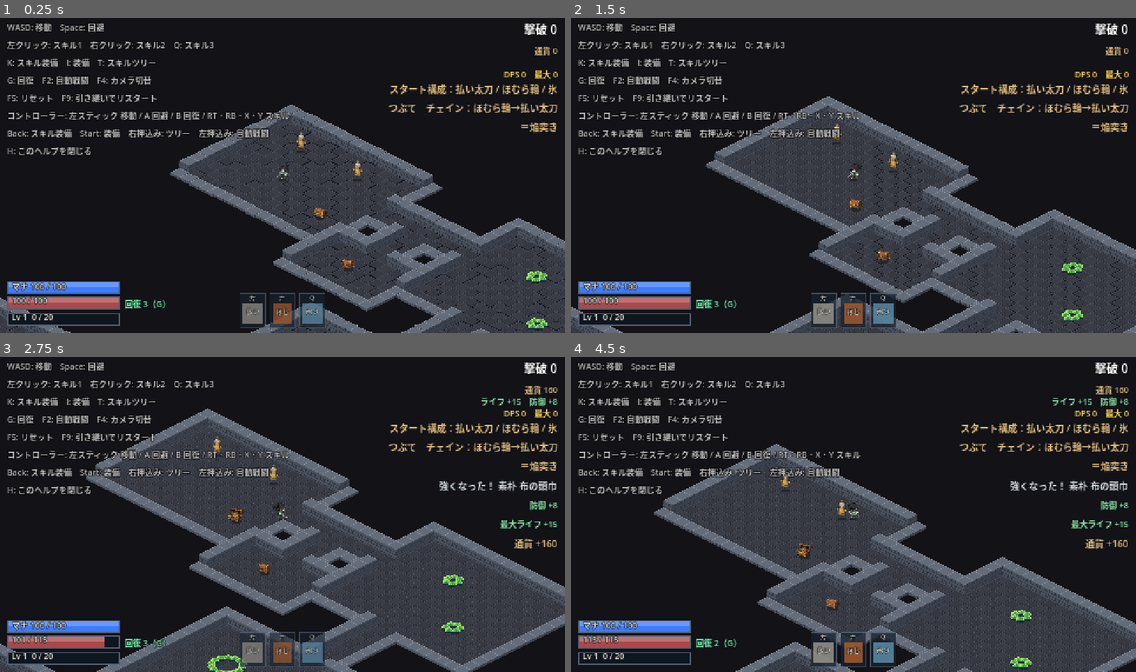
Above: before the commit, frames 1-4 (two rows, left to right).
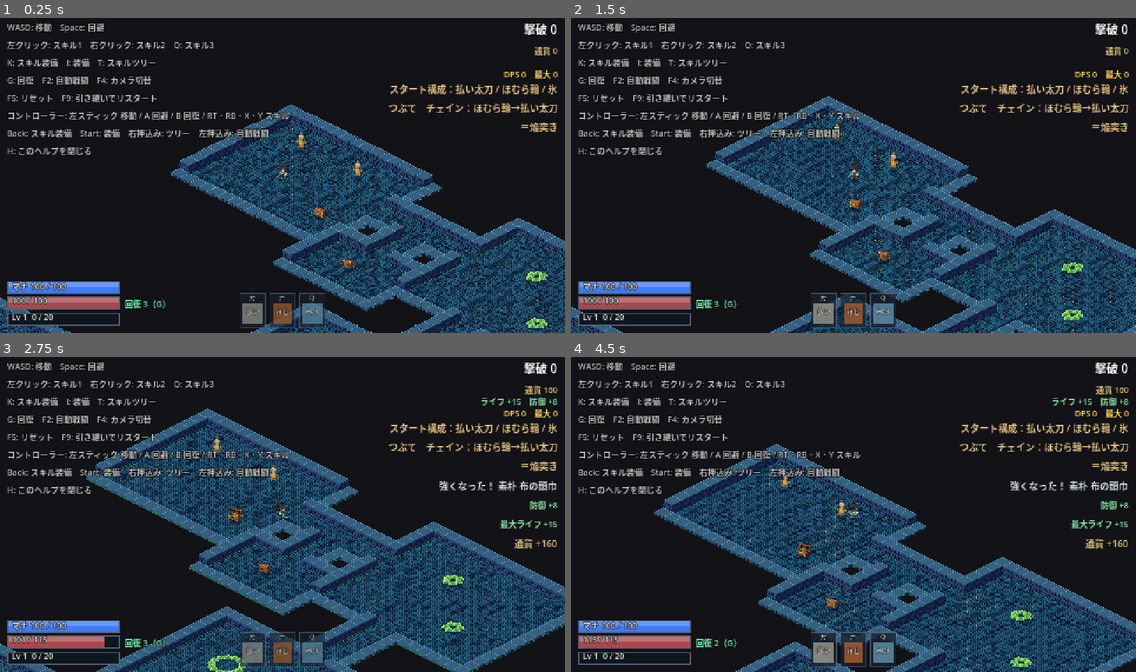
Above: after the commit, the same moments.

Repository: fururun/HackSla
Game: Godot game, scene res://scenes/main/main.tscn
Two runs of this game, one before a commit and one after it. Both use one fixed random seed, a clock stepped at 60 frames per second and the inputs below.
Inputs (mouse positions are in pixels of both pictures, inside the frame that each line leads up to):
- Up to frame 1 (0.25 s): no input
- Up to frame 2 (1.5 s): tap Enter (ui_accept) at 0.5, 0.77 s; move the mouse to (977, 159) at 0.52 s; hold D (move_right) 0.53-1.28 s; hold F6 (autobattle_chests) 0.53-1.28 s; click (977, 159) at 0.67 s; move the mouse to (740, 191) at 1.27 s; hold S (move_down) from 1.28 s (still down); tap F7 (autobattle_support) at 1.35 s
- Up to frame 3 (2.75 s): tap Enter (ui_accept) at 1.52 s; move the mouse to (339, 442) at 2.02 s; release S (move_down) at 2.03 s; hold D (move_right) from 2.03 s (still down); tap Space (dodge) at 2.1 s
- Up to frame 4 (4.5 s): move the mouse to (825, 577) at 2.77 s; release D (move_right) at 2.78 s; hold W (move_up) 2.78-3.53 s; tap G (heal) at 2.85 s; click (825, 577) at 2.92 s; tap Enter (ui_accept) at 3.02, 3.77 s; move the mouse to (1023, 561) at 3.52 s; hold A (move_left) 3.53-4.25 s; hold I (toggle_equip_screen) 3.53-4.25 s; click "閉じる [I]" at 4.25 s

The runs differ from the first frame. In frame 1, 25% of the frame differs, in the area x 0-100%, y 27-100%; in frame 2, 28%; in frame 3, 33%, in the area x 0-100%, y 16-100%; in frame 4, 28%.

Commit message:
廃寺の地下墓所の床・壁タイル(32x16)を追加。継ぎ目なしの生成スクリプトと、画像があれば使う読み込み
Co-Authored-By: Claude Sonnet 5.5 <noreply@anthropic.com>

Diff:
--- a/scripts/world/iso_map.gd
+++ b/scripts/world/iso_map.gd
@@ -12,6 +12,7 @@
 const WALL := Vector2i(2, 0)      ## 奥の壁（高い）
 const LOW_WALL := Vector2i(3, 0)  ## 手前の壁（低い縁。キャラを隠さないため）
 
+const TILE_ART_PATH: String = "res://art/tiles/crypt_tiles.png"  ## 廃寺の地下墓所の、床と壁のドット絵
 const FLOOR_VARIANTS: int = 8
 const FLOOR_COLORS: Array[Color] = [Color("#3a3d46"), Color("#363941")]
 const FLOOR_EDGE := Color("#282c35")
@@ -123,6 +124,9 @@
 			_paint_floor(img, shade * Iso.TILE_W, variant * Iso.TILE_W, FLOOR_COLORS[shade], variant)
 	_paint_wall(img, Iso.TILE_W * 2, HIGH_WALL_HEIGHT)
 	_paint_wall(img, Iso.TILE_W * 3, LOW_WALL_HEIGHT)
+	var art: Image = _load_tile_art(img.get_size())
+	if art != null:
+		img = art  # ドット絵のタイルがあれば、コードで描いた仮の絵のかわりに使う
 
 	var src := TileSetAtlasSource.new()
 	src.texture = ImageTexture.create_from_image(img)
@@ -142,6 +146,20 @@
 		wall.set_collision_polygon_points(0, 0, PackedVector2Array([
 			Vector2(-16, 0), Vector2(0, -8), Vector2(16, 0), Vector2(0, 8)]))
 	return ts
+
+
+## ドット絵のタイル（tools/tiles/make_crypt_tiles.py が作る）。大きさが合わない・なければ null（コードで描いた絵のまま）
+static func _load_tile_art(expected: Vector2i) -> Image:
+	if not ResourceLoader.exists(TILE_ART_PATH):
+		return null
+	var texture: Texture2D = load(TILE_ART_PATH)
+	if texture == null:
+		return null
+	var image: Image = texture.get_image()
+	if image == null or image.get_size() != expected:
+		return null
+	image.convert(Image.FORMAT_RGBA8)
+	return image
 
 
 ## 座標だけから固定の模様を選ぶ。乱数状態・生成順には依存しない。
--- a/tests/test_main_flow.gd
+++ b/tests/test_main_flow.gd
@@ -1552,3 +1552,16 @@
 	t.check(skills.get_viewport().gui_get_focus_owner() != null, "スキル装備画面を開くと、どこかの欄が選ばれている")
 	skills.close()
 	main.queue_free()
+
+
+func test_crypt_tile_art_loads_and_is_seamless_shape() -> void:
+	t.check(ResourceLoader.exists(IsoMap.TILE_ART_PATH), "タイルのドット絵がある")
+	var ts: TileSet = IsoMap.make_tileset()
+	var src: TileSetAtlasSource = ts.get_source(0)
+	var image: Image = src.texture.get_image()
+	t.check_eq(image.get_size(), Vector2i(Iso.TILE_W * 4, Iso.TILE_W * IsoMap.FLOOR_VARIANTS), "タイルの画像の大きさ")
+	# 床は菱形（32×16）の中だけに描かれ、外側（角）は透明
+	for variant: int in IsoMap.FLOOR_VARIANTS:
+		t.check(image.get_pixel(0, variant * Iso.TILE_W + 16).a < 0.01, "床 %d：左上の角は透明" % variant)
+		t.check(image.get_pixel(16, variant * Iso.TILE_W + 24).a > 0.99, "床 %d：中央は塗られている" % variant)
+		t.check(image.get_pixel(31, variant * Iso.TILE_W + 31).a < 0.01, "床 %d：右下の角は透明" % variant)
Binary file added: art/tiles/crypt_tiles.png
Not shown, added: art/tiles/crypt_tiles.png.import
